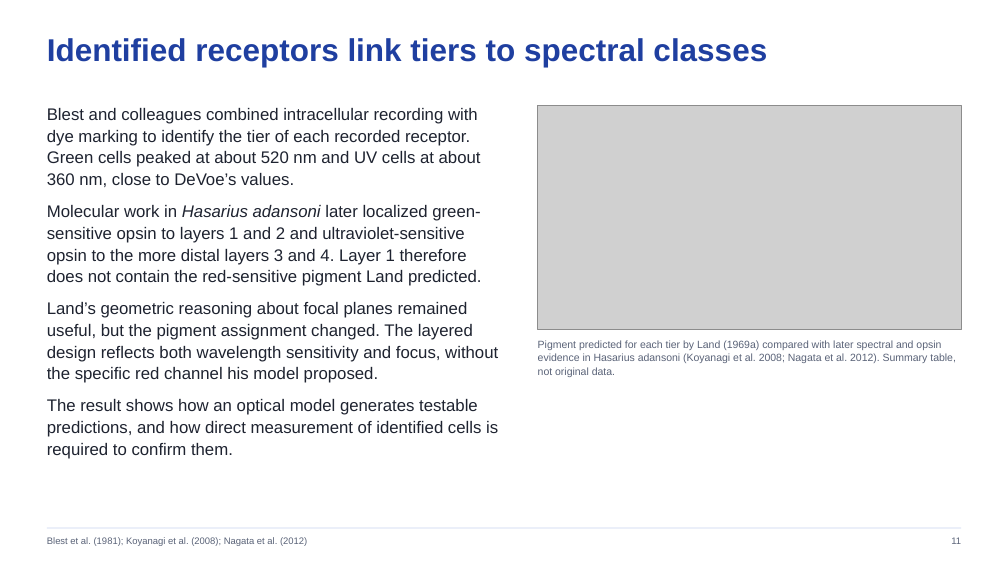
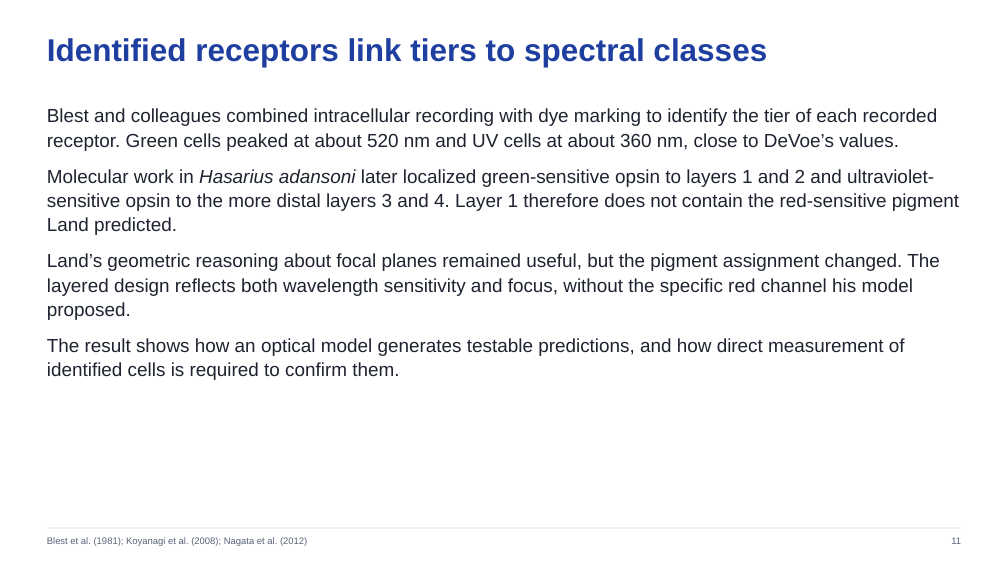
Before and after one commit to jordanxxlopez/NEUROETHOLOGY, a slide deck: slide 11 of lectures/L12/Neuroethology_Lecture12_FA2026.pptx. Drawn at 1008x567 pixels with LibreOffice and Linux fonts; fonts in the diff are those of the drawing; grey boxes stand for pictures. Boxes give left, top, right and bottom in pixels: in the first picture for what was removed or moved away, otherwise in the second. Text is boxed around its words. In the diff, an @@ line names an element or a change of style, - is before the commit and + after.

```diff
--- a/lectures/L12/Neuroethology_Lecture12_FA2026.pptx
+++ b/lectures/L12/Neuroethology_Lecture12_FA2026.pptx
@@ text "Blest and colleagues combined intracellular ..." at [47,108,959,380]: size 16 to 18 pt; more space between paragraphs @@
@@ picture removed at [538,106,961,330] @@
@@ text removed at [538,340,956,377] @@
-Pigment predicted for each tier by Land (1969a) compared with later spectral and opsin evidence in Hasarius adansoni (Koyanagi et al. 2008; Nagata et al. 2012). Summary table, not original data.
```
Also in this commit, not shown: 16 other slides changed, 38 other files.
